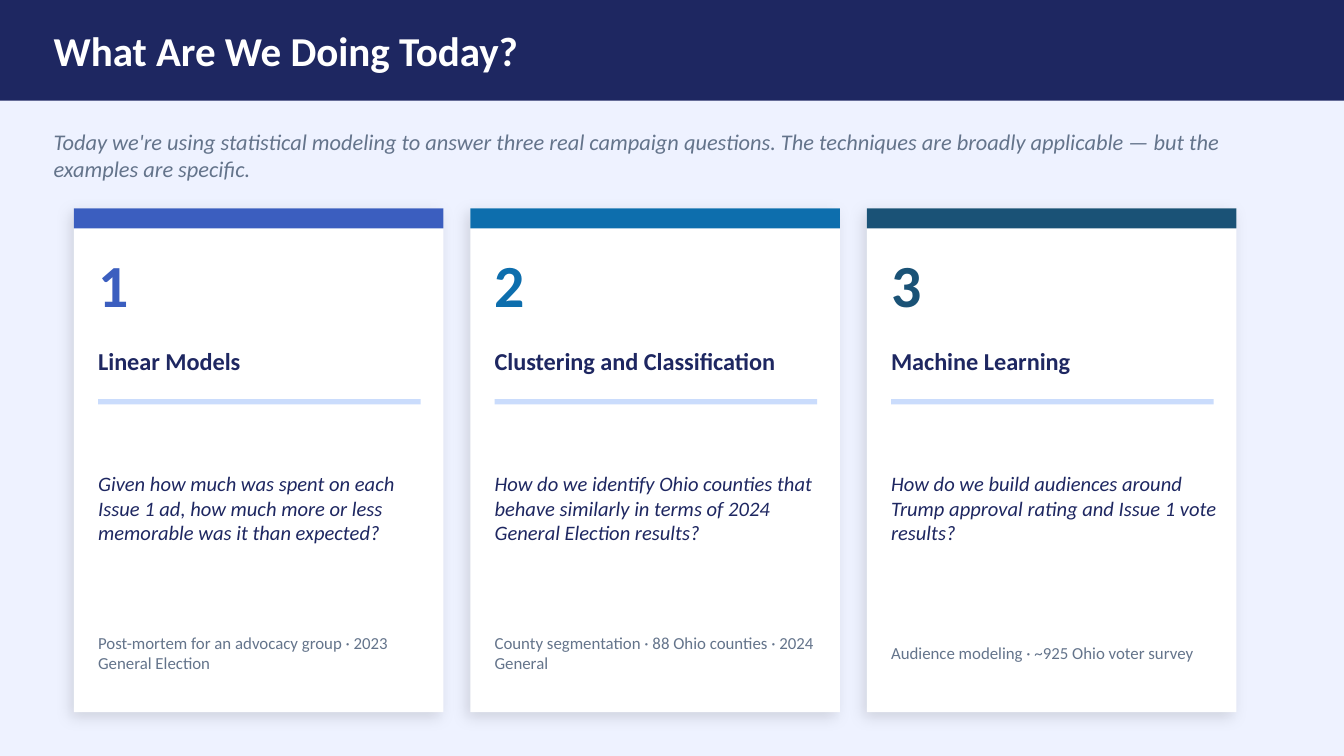
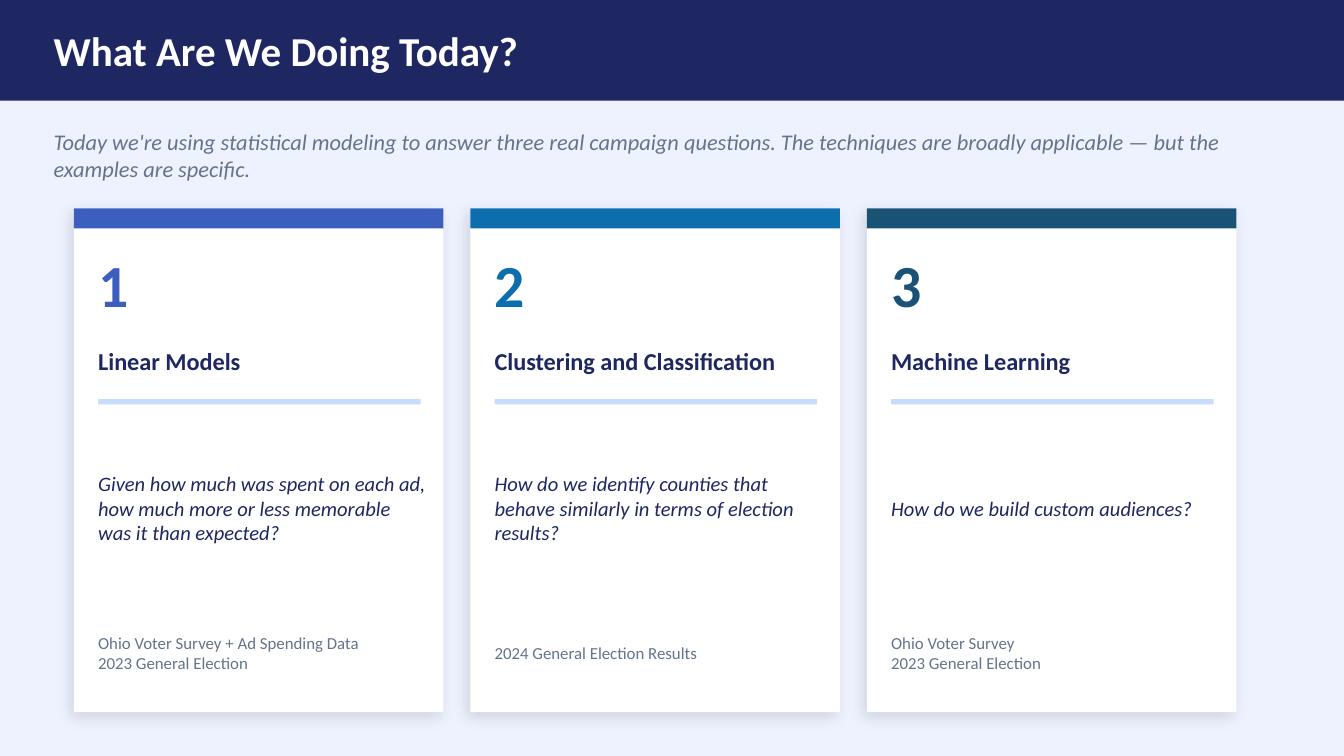
Before and after one commit to cballard18/campaign-stats-modeling-intro, a slide deck: slide 2 of Predictive_Modeling_Lunch_Learn.pptx. Drawn at 1344x756 pixels with LibreOffice and Linux fonts; fonts in the diff are those of the drawing. Boxes give left, top, right and bottom in pixels: in the first picture for what was removed or moved away, otherwise in the second. Text is boxed around its words. In the diff, an @@ line names an element or a change of style, - is before the commit and + after.

Commit message:
update ppt

```diff
--- a/Predictive_Modeling_Lunch_Learn.pptx
+++ b/Predictive_Modeling_Lunch_Learn.pptx
@@ text at (98,476,425,544): text changed @@
-Given how much was spent on each Issue 1 ad, how much more or less memorable was it than expected?
+Given how much was spent on each ad, how much more or less memorable was it than expected?
@@ text at (495,476,793,540): text changed @@
-How do we identify Ohio counties that behave similarly in terms of 2024 General Election results?
+How do we identify counties that behave similarly in terms of election results?
@@ text at (891,501,1192,516): text changed @@
-How do we build audiences around Trump approval rating and Issue 1 vote results?
+How do we build custom audiences?
@@ text at (98,637,359,669): text changed @@
-Post-mortem for an advocacy group · 2023 General Election
+Ohio Voter Survey + Ad Spending Data
+2023 General Election
@@ text at (495,647,697,659): text changed @@
-County segmentation · 88 Ohio counties · 2024 General
+2024 General Election Results
@@ text at (891,637,1041,669): text changed @@
-Audience modeling · ~925 Ohio voter survey
+Ohio Voter Survey
+2023 General Election
```
Also in this commit, not shown: 13 other slides changed.
